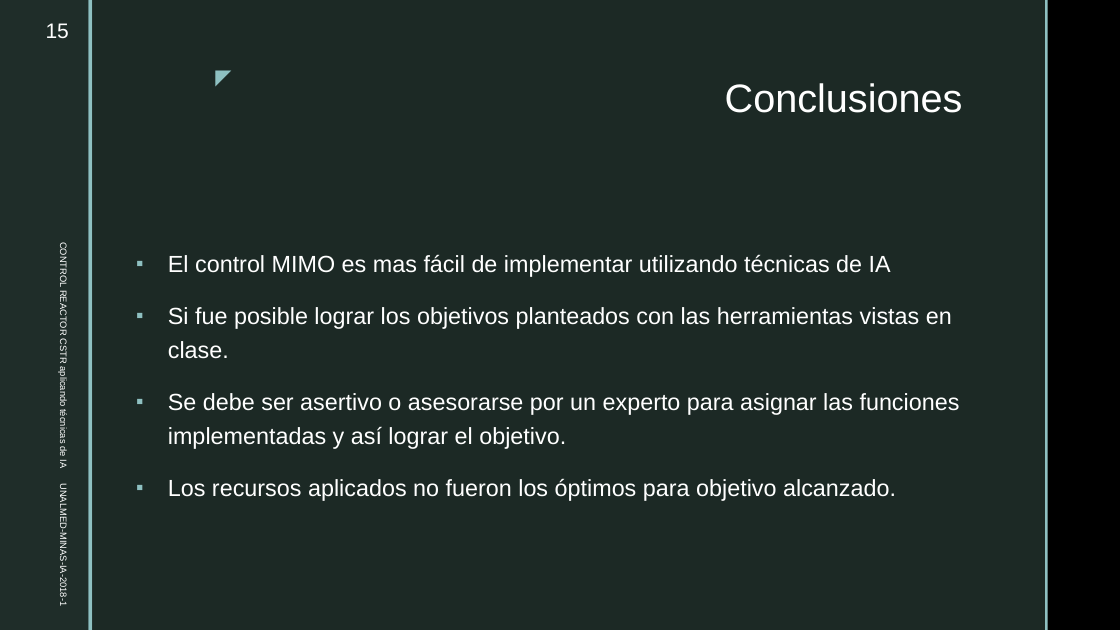
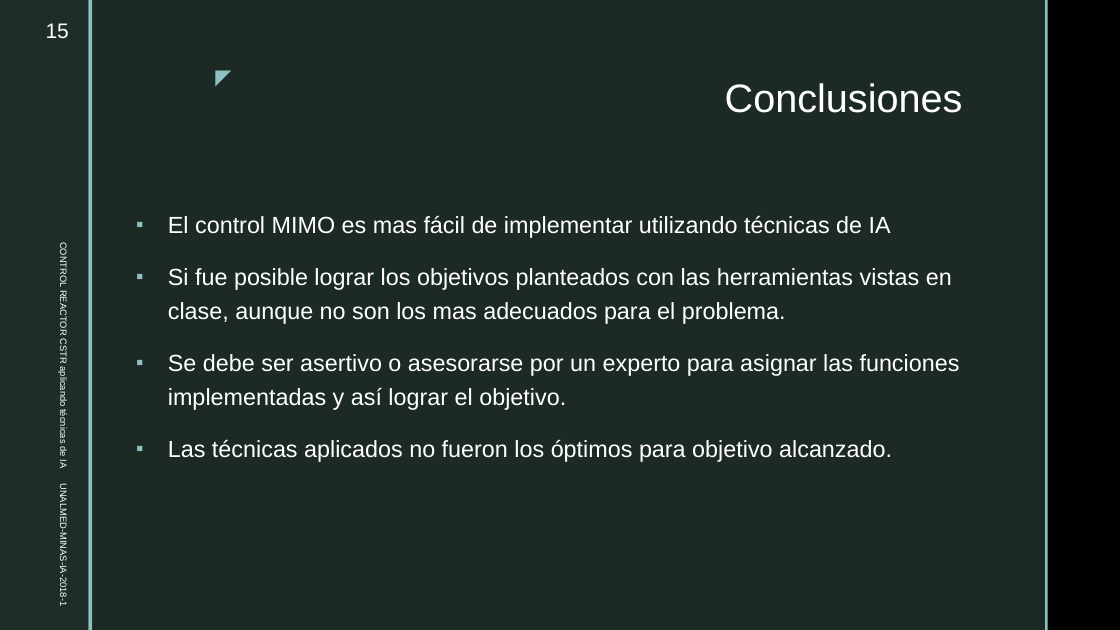
Before and after one commit to santiquiroz/IA-G5, a slide deck: slide 15 of EntregaF.pptx. Drawn at 1120x630 pixels with LibreOffice and Linux fonts; fonts in the diff are those of the drawing; background and template pictures are left out. Boxes give left, top, right and bottom in pixels: in the first picture for what was removed or moved away, otherwise in the second. Text is boxed around its words. In the diff, an @@ line names an element or a change of style, - is before the commit and + after.

```diff
--- a/EntregaF.pptx
+++ b/EntregaF.pptx
@@ text "El control MIMO es mas ...": place and size @@
-text "El control MIMO es mas ..." at [168, 254, 960, 501]
+text "El control MIMO es mas ..." at [168, 215, 960, 462]
@@ text at [168, 268, 952, 324]: text changed @@
-▪ Si fue posible lograr los objetivos planteados con las herramientas vistas en clase.
+▪ Si fue posible lograr los objetivos planteados con las herramientas vistas en clase, aunque no son los mas adecuados para el problema.
@@ text at [168, 439, 892, 462]: text changed @@
-▪ Los recursos aplicados no fueron los óptimos para objetivo alcanzado.
+▪ Las técnicas aplicados no fueron los óptimos para objetivo alcanzado.
```
Also in this commit, not shown: 5 other slides changed, 1 slide added, 3 other files.
